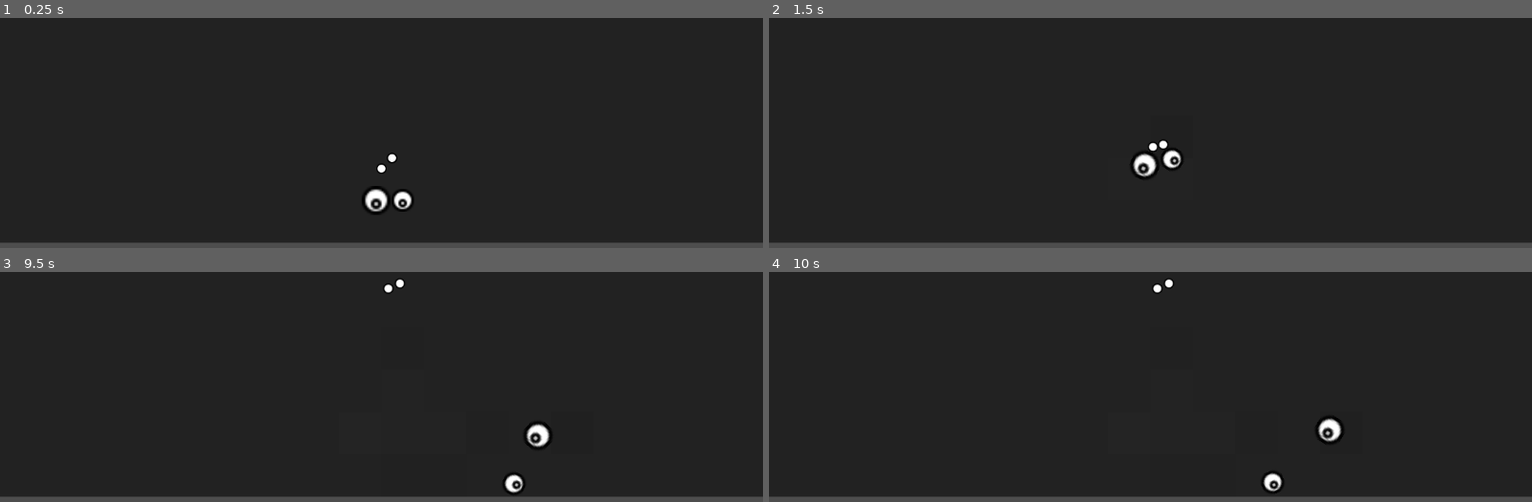
Above: before the commit, frames 1-4 (two rows, left to right).
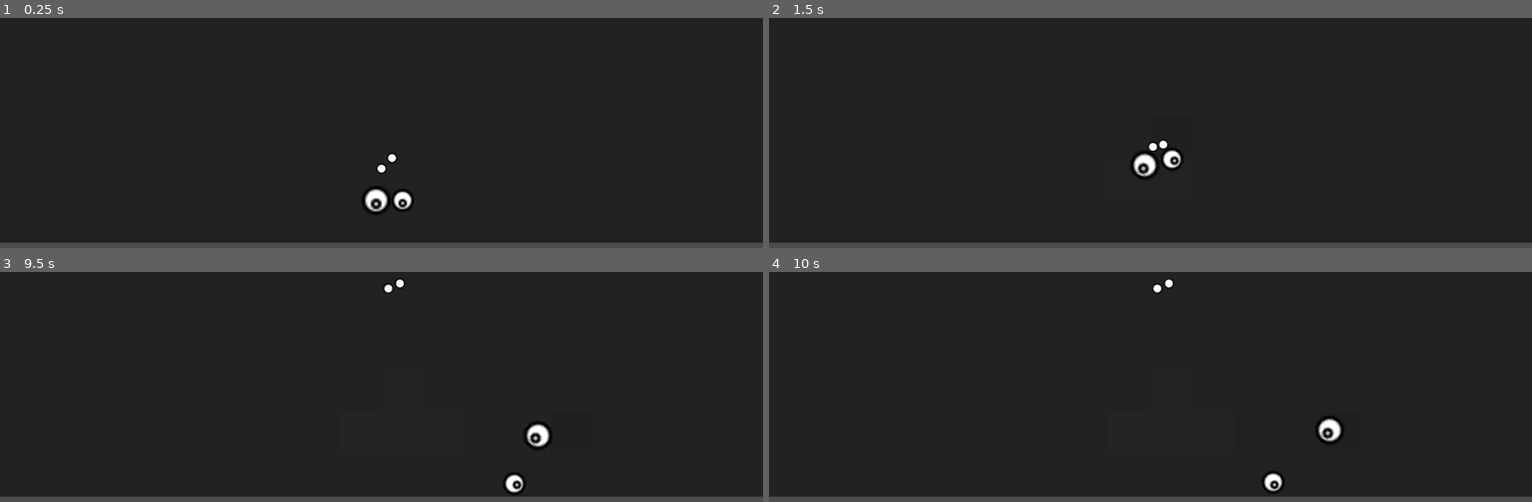
Above: after the commit, the same moments.

Repository: hevesg/bacteria
Game: Godot game, scene res://scenes/game/game.tscn
Same seed, same stepped clock (60 frames per second), same inputs: the game is played once before the commit and once after it.
Inputs:
- Up to frame 1 (0.25 s): no input
- Up to frame 2 (1.5 s): tap Enter at 0.5 s
- Up to frame 3 (9.5 s): no input
- Up to frame 4 (10 s): no input

Frames 1-2 are identical in both runs. In frame 3, less than 0.1% of the frame differs, in the area x 66-69%, y 88-96%; in frame 4, less than 0.1%, in the area x 64-68%, y 87-96%.

Commit message:
area transfers energy

Diff:
--- a/scenes/dish_area/dish_area.gd
+++ b/scenes/dish_area/dish_area.gd
@@ -6,16 +6,20 @@
 var _energy: int = 0:
 	set(value):
 		_energy = value
-		print(name, " energy: ", _energy / 10e8)
 		sprite.modulate = Color(
 			1.0,
 			1.0,
 			1.0,
 			_energy / 10e8)
 
+func transfer_energy_to(amount: int, area: DishArea) -> void:
+	amount = clampi(amount, 0, _energy)
+	_energy -= amount
+	area._energy += amount
+
 func _ready() -> void:
 	_energy = initial_energy
 
 func _on_body_entered(body: Node2D) -> void:
 	if body is Particle:
-		body._current_area = self
+		body.current_area = self
--- a/scenes/game/game.tscn
+++ b/scenes/game/game.tscn
@@ -14,13 +14,13 @@
 position = Vector2(568, 576)
 initial_energy = 200000
 
+[node name="Herbivore2" parent="." instance=ExtResource("1_sul5r")]
+position = Vector2(608, 576)
+mass = 0.5
+initial_energy = 100000
+
 [node name="Particle" parent="." instance=ExtResource("3_0sr1o")]
 position = Vector2(592, 512)
 
 [node name="Particle2" parent="." instance=ExtResource("3_0sr1o")]
 position = Vector2(576, 528)
-
-[node name="Herbivore2" parent="." instance=ExtResource("1_sul5r")]
-position = Vector2(608, 576)
-mass = 0.5
-initial_energy = 100000
--- a/scenes/particle/particle.gd
+++ b/scenes/particle/particle.gd
@@ -7,16 +7,22 @@
 var _cumulative_energy: int = 0
 var _energy: int = 0
 
-var _current_area: DishArea = null:
+var current_area: DishArea = null:
 	set(value):
-		if _current_area:
+		if current_area:
 			var force: float = int(linear_velocity.length() * mass)
-			_current_area._energy -= force * Globals.ENERGY_TRANSFER_AMOUNT
-			value._energy += force * Globals.ENERGY_TRANSFER_AMOUNT
+			current_area.transfer_energy_to(
+				force * Globals.ENERGY_TRANSFER_AMOUNT,
+				value
+				)
 
-		_current_area = value
+		current_area = value
 
-@export_range(Globals.ENERGY_PER_SIZE, Globals.ENERGY_PER_SIZE * 1000, Globals.ENERGY_PER_SIZE)
+@export_range(
+	Globals.ENERGY_PER_SIZE,
+	Globals.ENERGY_PER_SIZE * 1000,
+	Globals.ENERGY_PER_SIZE
+)
 var initial_energy: int = Globals.ENERGY_PER_SIZE
 
 var _size: float = 1.0:
